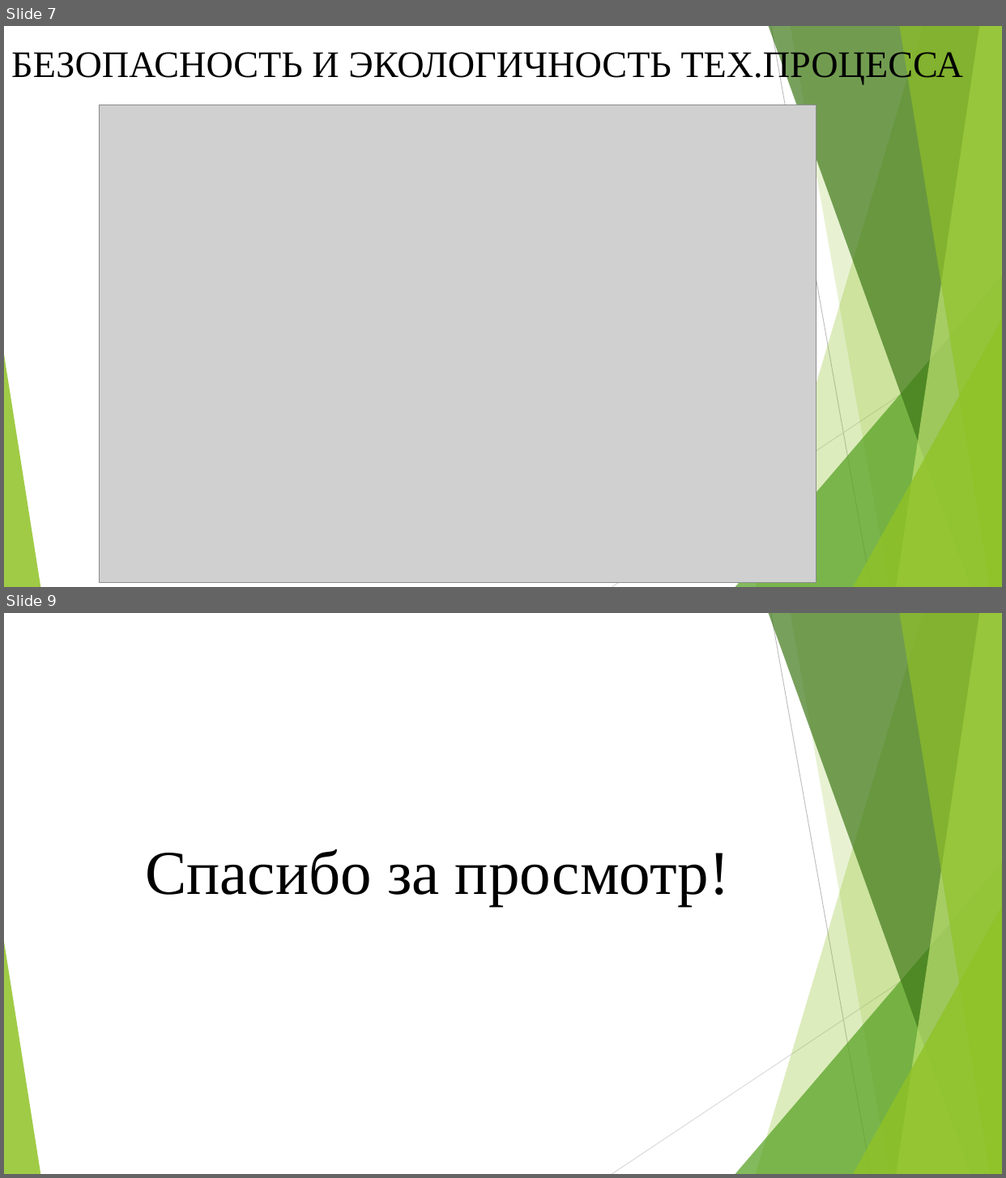
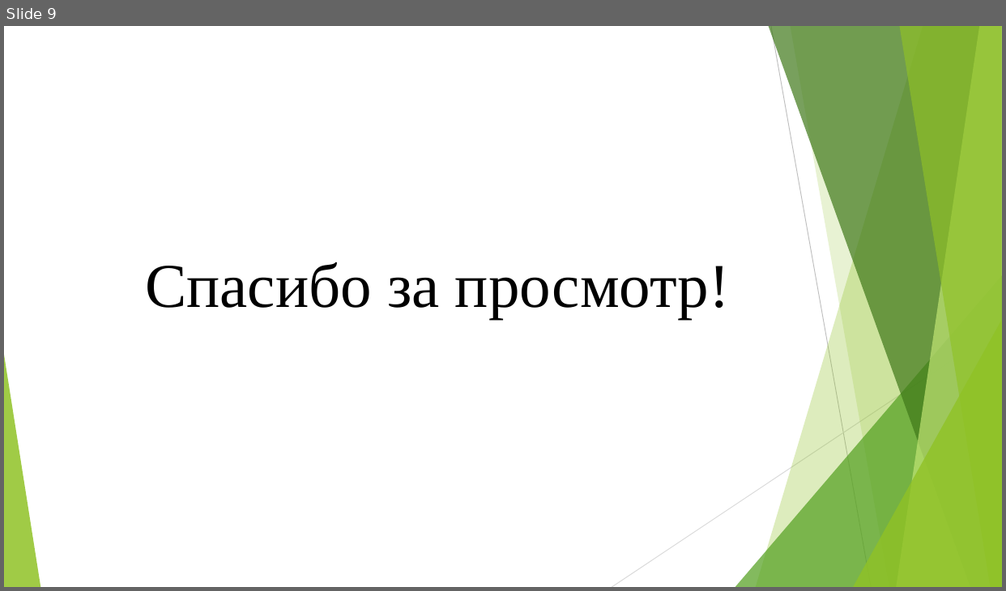
Before and after one commit to David2261/Scheme_Automation, a slide deck: 2023/Диплом/Рома Павлов/Презентация Рома.pptx. Shown one above the other, each under a label of ours: slides 7 and 9 before the commit, slide 9 after it; the slides between them are not shown. The pictures are 1006x1178 and 1006x591 pixels, drawn with LibreOffice and Linux fonts; fonts in the diff are those of the drawing; grey boxes stand for pictures. Boxes give left, top, right and bottom in pixels: in the first picture for what was removed or moved away, otherwise in the second. Text is boxed around its words. In the diff, an @@ line names an element or a change of style, - is before the commit and + after.

```diff
--- a/2023/Диплом/Рома Павлов/Презентация Рома.pptx
+++ b/2023/Диплом/Рома Павлов/Презентация Рома.pptx
@@ slide 7 removed at [4,26,1002,587], background #FFFFFF; not listed: 10 template elements that a slide beside it also shows @@
@@ title removed at [11,48,963,84] @@
-БЕЗОПАСНОСТЬ И ЭКОЛОГИЧНОСТЬ ТЕХ.ПРОЦЕССА
@@ picture removed at [99,105,816,583] @@
```
Also in this commit, not shown: 2 slides added, 1 other slide removed.
